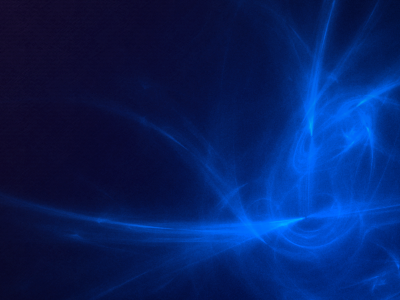
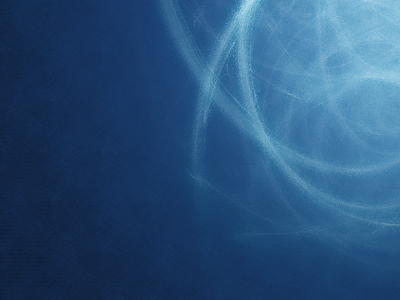
Revision of a layered 400×300 image; what changed, layer by layer:
added layer "Flame (Light)" above "Flame (Noise -> Spread 15)" over <box>123,0,400,291</box>
added layer "Flame (Noise -> Spread 15)" above "Flame (Blur -> Gussian 20)" over <box>120,0,400,292</box>
added layer "Flame (Blur -> Gussian 20)" above "Stripes" over <box>13,0,400,300</box>
added layer "Stripes" (10%) above "Paper copy" over <box>0,0,400,300</box>
added layer "Paper copy" above "Paper" over <box>0,0,400,300</box>
added layer "Paper" above "Background" over <box>0,0,400,300</box>
painted on "Background" over <box>0,0,400,300</box>
